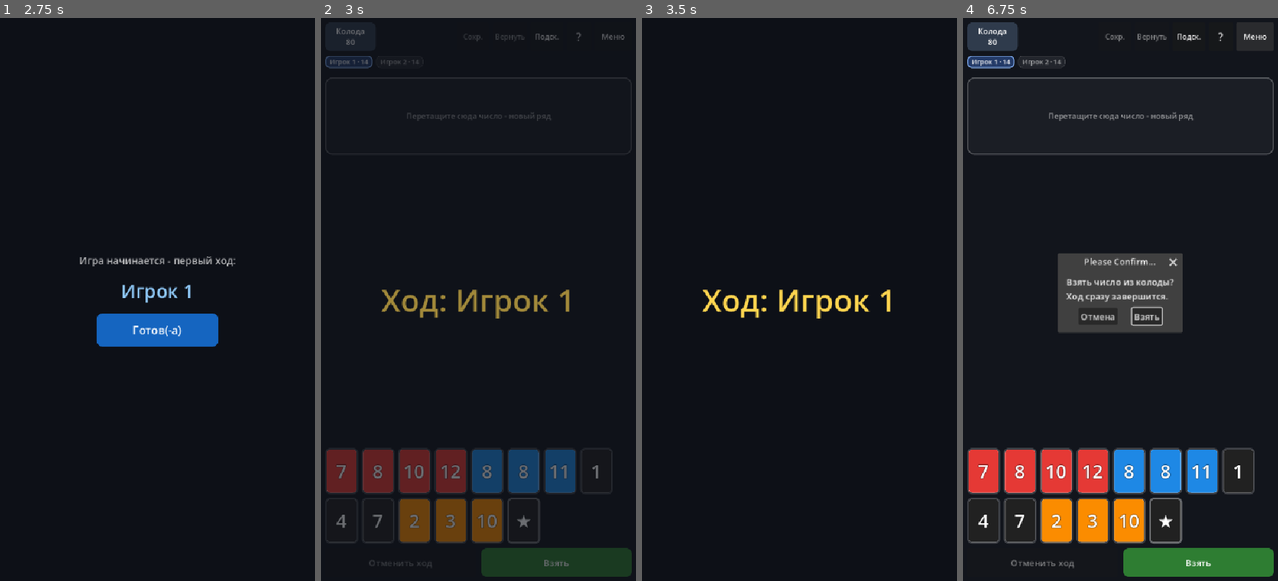
Above: before the commit, frames 1-4 (left to right).
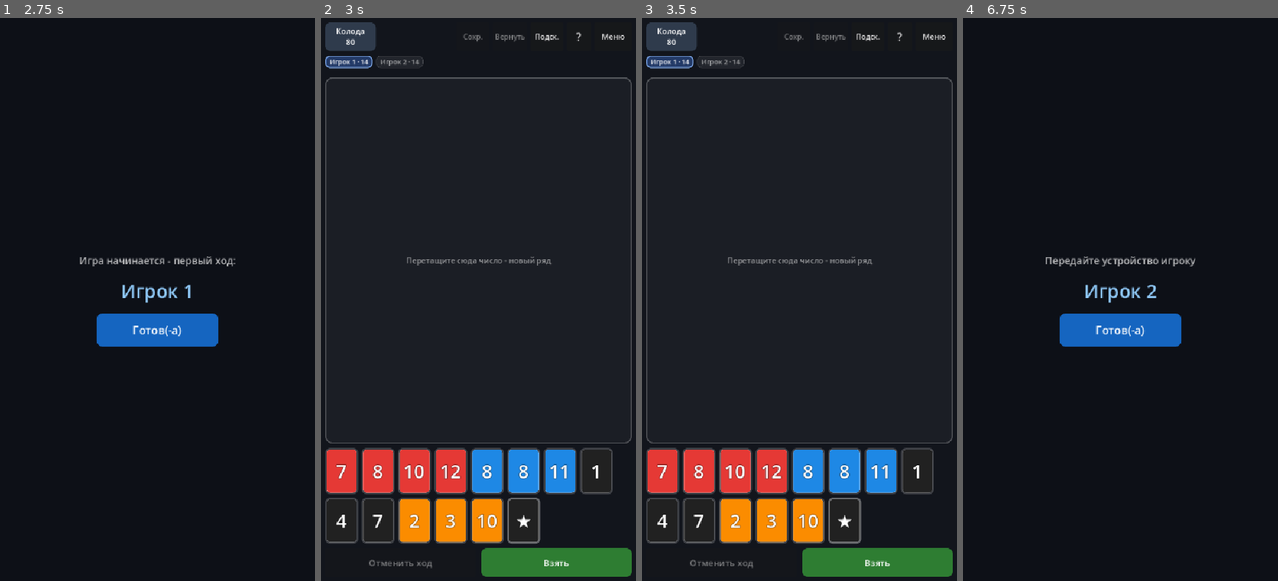
Above: after the commit, the same moments.

Repository: victor-osipov-dev/digital_game
Game: Godot game, scene res://scenes/main_menu.tscn
Two runs of this game, one before a commit and one after it. Both use one fixed random seed, a clock stepped at 60 frames per second and the inputs below.
Inputs:
- Up to frame 1 (2.75 s): click "Начать игру" at 0.5 s; click "Подск." at 1.25 s; click "Взять" at 2 s
- Up to frame 2 (3 s): click "Готов(-а)" at 2.75 s
- Up to frame 3 (3.5 s): no input
- Up to frame 4 (6.75 s): click "Колода 80" at 3.5 s; click "Взять" at 4.25 s; click "Колода 80" (after the commit: "Колода 79") at 5 s; click "?" at 5.75 s; click "Меню" at 6.5 s

Frame 1 is identical in both runs. In frame 2, 15% of the frame differs, in the area x 1-99%, y 0-100%; in frame 3, 16%; in frame 4, 22%.

Commit message:
UI: delayed new-row slot, adaptive hint zone, bot-only turn title
- empty row slot appears only after hovering a gap for 400ms,
  hides 1.5s after cursor leaves (grace period)
- drop on hint zone ('new row' placeholder) allowed again
- hint zone sized to free space -> no scroll unless rows overflow
- 'Turn: name' animation shown only for bots, not after Ready
- slow auto-scroll while dragging near top/bottom table edge

Diff:
--- a/scripts/ui/game.gd
+++ b/scripts/ui/game.gd
@@ -1,4 +1,13 @@
 extends Control
+
+const SLOT_HOVER_DELAY_MS := 400
+const SLOT_HOVER_MOVE_PX := 6.0
+const SLOT_HOVER_EDGE := 10.0
+const SLOT_GRACE_MS := 1500
+const HINT_MIN_H := 100.0
+const DRAG_SCROLL_ZONE := 64.0
+const DRAG_SCROLL_OVERSHOOT := 40.0
+const DRAG_SCROLL_SPEED := 480.0
 
 var state: GameState = null
 var row_blocks: Array = []
@@ -36,6 +45,10 @@
 var _bot_active: bool = false
 var _bot_seq: int = 0
 var _hint_ids: Array = []
+var _slot_hover_pos: int = -1
+var _slot_hover_time: int = 0
+var _slot_hover_last: Vector2 = Vector2.ZERO
+var _slot_grace_until: int = 0
 
 func _ready() -> void:
 	_build_ui()
@@ -45,6 +58,10 @@
 func _process(_delta: float) -> void:
 	if _drag_view != null and not Input.is_mouse_button_pressed(MOUSE_BUTTON_LEFT):
 		_end_drag()
+	if _drag_view != null and is_instance_valid(_drag_view):
+		_update_row_slot_hover()
+		_auto_scroll_drag(_delta)
+	_update_hint_zone_size()
 
 func _build_ui() -> void:
 	set_anchors_and_offsets_preset(Control.PRESET_FULL_RECT)
@@ -453,7 +470,6 @@
 
 func _on_pass_ready() -> void:
 	pass_overlay.visible = false
-	_show_turn_title()
 
 func _show_turn_title() -> void:
 	if state == null:
@@ -634,43 +650,137 @@
 func on_drag_started(view: TileView) -> void:
 	_drag_view = view
 	_hint_ids.clear()
-	_show_row_slots()
+	_slot_hover_pos = -1
+	_slot_hover_time = 0
+	_slot_grace_until = 0
 
 func _end_drag() -> void:
 	if _drag_view != null and is_instance_valid(_drag_view):
 		_drag_view.modulate = Color.WHITE
 	_drag_view = null
+	_slot_hover_pos = -1
+	_slot_hover_time = 0
+	_slot_grace_until = 0
 	_clear_row_slots()
 
-func _show_row_slots() -> void:
+func _update_row_slot_hover() -> void:
+	if state == null or state.finished:
+		return
+	var mouse := get_global_mouse_position()
+	var now := Time.get_ticks_msec()
+	if not _row_slots.is_empty():
+		# слот показан: держим его, пока курсор в его зоне;
+		# при уходе прячем с задержкой, чтобы успеть попасть
+		var slot_pos := int(_row_slots[0].get_meta("slot_pos", -1))
+		if _hover_slot_pos(mouse) == slot_pos:
+			_slot_grace_until = 0
+			return
+		if _slot_grace_until == 0:
+			_slot_grace_until = now + SLOT_GRACE_MS
+		elif now >= _slot_grace_until:
+			_slot_grace_until = 0
+			_slot_hover_pos = -1
+			_slot_hover_time = 0
+			_clear_row_slots()
+		return
+	_slot_grace_until = 0
+	var pos := _hover_slot_pos(mouse)
+	if pos < 0:
+		if _slot_hover_pos >= 0:
+			_slot_hover_pos = -1
+			_slot_hover_time = 0
+		return
+	if pos != _slot_hover_pos:
+		_slot_hover_pos = pos
+		_slot_hover_time = now
+		_slot_hover_last = mouse
+		return
+	if mouse.distance_to(_slot_hover_last) > SLOT_HOVER_MOVE_PX:
+		_slot_hover_last = mouse
+		_slot_hover_time = now
+		return
+	if now - _slot_hover_time >= SLOT_HOVER_DELAY_MS:
+		_show_row_slot(pos)
+
+func _auto_scroll_drag(delta: float) -> void:
+	if table_scroll == null:
+		return
+	var rect := table_scroll.get_global_rect()
+	var mouse := get_global_mouse_position()
+	var speed := 0.0
+	var d_bot := rect.end.y - mouse.y
+	var d_top := mouse.y - rect.position.y
+	if d_bot >= -DRAG_SCROLL_OVERSHOOT and d_bot < DRAG_SCROLL_ZONE:
+		speed = DRAG_SCROLL_SPEED * (1.0 - clampf(d_bot / DRAG_SCROLL_ZONE, 0.0, 1.0))
+	elif d_top >= -DRAG_SCROLL_OVERSHOOT and d_top < DRAG_SCROLL_ZONE:
+		speed = -DRAG_SCROLL_SPEED * (1.0 - clampf(d_top / DRAG_SCROLL_ZONE, 0.0, 1.0))
+	if speed != 0.0:
+		table_scroll.scroll_vertical = maxi(0, int(table_scroll.scroll_vertical + speed * delta))
+
+func _hover_slot_pos(global_pos: Vector2) -> int:
+	# позиция ближайшего «междурядья» под курсором, -1 если курсор
+	# глубоко над рядами или вне стола
+	if table_box == null:
+		return -1
+	var box := table_box.get_global_rect()
+	if not box.has_point(global_pos):
+		return -1
+	var y := global_pos.y
+	for block in row_blocks:
+		var rb := block as RowBlock
+		if rb == null:
+			continue
+		var r := rb.get_global_rect()
+		if y >= r.position.y + SLOT_HOVER_EDGE and y <= r.end.y - SLOT_HOVER_EDGE:
+			return -1
+	var n := row_blocks.size()
+	var best := -1
+	var best_d := SLOT_HOVER_EDGE + 1.0
+	for j in range(n + 1):
+		var gs := box.position.y
+		var ge := box.end.y
+		if j > 0:
+			gs = (row_blocks[j - 1] as RowBlock).get_global_rect().end.y
+		if j < n:
+			ge = (row_blocks[j] as RowBlock).get_global_rect().position.y
+		var d := 0.0
+		if y < gs:
+			d = gs - y
+		elif y > ge:
+			d = y - ge
+		if d < best_d:
+			best_d = d
+			best = j
+	return best
+
+func _show_row_slot(pos: int) -> void:
 	_clear_row_slots()
 	if state == null or state.finished:
 		return
 	var h := maxf(Settings.tile_size().y + 16.0, 36.0)
-	for i in range(row_blocks.size(), -1, -1):
-		var slot := DropLayer.new()
-		slot.controller = self
-		slot.custom_minimum_size = Vector2(0, h)
-		slot.size_flags_horizontal = Control.SIZE_EXPAND_FILL
-		var sb := StyleBoxFlat.new()
-		sb.bg_color = Color(1, 1, 1, 0.03)
-		sb.border_color = Color(1, 1, 1, 0.25)
-		sb.set_border_width_all(2)
-		sb.set_corner_radius_all(10)
-		slot.add_theme_stylebox_override("panel", sb)
-		var lab := Label.new()
-		lab.text = "+ новый ряд"
-		lab.horizontal_alignment = HORIZONTAL_ALIGNMENT_CENTER
-		lab.vertical_alignment = VERTICAL_ALIGNMENT_CENTER
-		lab.set_anchors_and_offsets_preset(Control.PRESET_FULL_RECT)
-		lab.mouse_filter = Control.MOUSE_FILTER_IGNORE
-		lab.add_theme_font_size_override("font_size", Settings.fs(13))
-		lab.add_theme_color_override("font_color", Color(1, 1, 1, 0.5))
-		slot.add_child(lab)
-		slot.set_meta("slot_pos", i)
-		table_box.add_child(slot)
-		table_box.move_child(slot, i)
-		_row_slots.append(slot)
+	var slot := DropLayer.new()
+	slot.controller = self
+	slot.custom_minimum_size = Vector2(0, h)
+	slot.size_flags_horizontal = Control.SIZE_EXPAND_FILL
+	var sb := StyleBoxFlat.new()
+	sb.bg_color = Color(1, 1, 1, 0.03)
+	sb.border_color = Color(1, 1, 1, 0.25)
+	sb.set_border_width_all(2)
+	sb.set_corner_radius_all(10)
+	slot.add_theme_stylebox_override("panel", sb)
+	var lab := Label.new()
+	lab.text = "+ новый ряд"
+	lab.horizontal_alignment = HORIZONTAL_ALIGNMENT_CENTER
+	lab.vertical_alignment = VERTICAL_ALIGNMENT_CENTER
+	lab.set_anchors_and_offsets_preset(Control.PRESET_FULL_RECT)
+	lab.mouse_filter = Control.MOUSE_FILTER_IGNORE
+	lab.add_theme_font_size_override("font_size", Settings.fs(13))
+	lab.add_theme_color_override("font_color", Color(1, 1, 1, 0.5))
+	slot.add_child(lab)
+	slot.set_meta("slot_pos", pos)
+	table_box.add_child(slot)
+	table_box.move_child(slot, clampi(pos, 0, table_box.get_child_count() - 1))
+	_row_slots.append(slot)
 
 func _clear_row_slots() -> void:
 	for slot in _row_slots:
@@ -681,7 +791,7 @@
 
 func _slot_position(global_pos: Vector2) -> int:
 	for slot in _row_slots:
-		if is_instance_valid(slot) and slot.get_global_rect().has_point(global_pos):
+		if is_instance_valid(slot) and slot.get_global_rect().grow(SLOT_HOVER_EDGE * 2.0).has_point(global_pos):
 			return int(slot.get_meta("slot_pos", -1))
 	return -1
 
@@ -704,16 +814,19 @@
 	var from := String(data.get("from", ""))
 	if from == "hand":
 		if hit["row"] == null:
-			return true
+			return _slot_position(global_pos) >= 0 or _in_hint_zone(global_pos)
 		return state.can_place_into(hit["row"])
 	elif from == "row":
 		var src := state.row_by_id(int(data.get("row_id", -1)))
 		if src == null or not state.can_touch_row(src):
 			return false
 		if hit["row"] == null:
-			return true
+			return _slot_position(global_pos) >= 0 or _in_hint_zone(global_pos)
 		return hit["row"] == src or state.can_touch_row(hit["row"])
 	return false
+
+func _in_hint_zone(global_pos: Vector2) -> bool:
+	return hint_zone != null and hint_zone.get_global_rect().has_point(global_pos)
 
 func gui_do_drop(data: Dictionary, global_pos: Vector2) -> void:
 	if not gui_can_drop(data, global_pos):
@@ -729,6 +842,8 @@
 		var index := int(hit["index"])
 		if target == null:
 			var slot_pos := _slot_position(global_pos)
+			if slot_pos < 0 and not _row_slots.is_empty():
+				slot_pos = int(_row_slots[0].get_meta("slot_pos", -1))
 			target = state.add_row()
 			if slot_pos >= 0:
 				state.table.erase(target)
@@ -783,6 +898,9 @@
 	if state == null:
 		return
 	_drag_view = null
+	_slot_hover_pos = -1
+	_slot_hover_time = 0
+	_slot_grace_until = 0
 	_clear_row_slots()
 	_update_chips()
 	_update_table()
@@ -865,9 +983,18 @@
 		end_button.disabled = bot or not state.can_skip()
 
 func _update_hint_zone_size() -> void:
-	if hint_zone == null or table_scroll == null:
-		return
-	hint_zone.custom_minimum_size.y = maxf(140.0, table_scroll.size.y)
+	if hint_zone == null or table_scroll == null or table_box == null:
+		return
+	var rows_h := 0.0
+	var sep := float(table_box.get_theme_constant("separation"))
+	for block in row_blocks:
+		var b := block as Control
+		if b == null:
+			continue
+		rows_h += maxf(b.size.y, b.get_combined_minimum_size().y) + sep
+	var target := maxf(HINT_MIN_H, table_scroll.size.y - rows_h)
+	if not is_equal_approx(hint_zone.custom_minimum_size.y, target):
+		hint_zone.custom_minimum_size.y = target
 
 func toast(text: String, is_error: bool = false) -> void:
 	toast_label.text = text
--- a/tests/check_scene.gd
+++ b/tests/check_scene.gd
@@ -100,7 +100,7 @@
 	if ready_btn != null:
 		ready_btn.pressed.emit()
 		if title_ov != null:
-			check(title_ov.visible, "turn title shown after Готов(-а)")
+			check(not title_ov.visible, "turn title not shown for human after Готов(-а)")
 		ready_time = Time.get_ticks_msec()
 
 func _after_title_checks() -> void:
--- /dev/null
+++ b/tests/drag_hover.gd
@@ -0,0 +1,90 @@
+extends SceneTree
+
+var fails := 0
+var inst: Node = null
+var phase := 0
+
+func check(cond: bool, msg: String) -> void:
+	if cond:
+		print("  ok  " + msg)
+	else:
+		fails += 1
+		printerr("FAIL  " + msg)
+
+func _initialize() -> void:
+	process_frame.connect(_on_frame)
+
+func _on_frame() -> void:
+	match phase:
+		0:
+			phase = 1
+			var settings := root.get_node_or_null("Settings")
+			if settings != null:
+				settings.call("load_settings")
+				settings.call("set_bot", 0, false)
+			var packed := load("res://scenes/game.tscn") as PackedScene
+			if packed == null:
+				printerr("FAIL  cannot load game.tscn")
+				quit(1)
+				return
+			inst = packed.instantiate()
+			root.add_child(inst)
+		1:
+			phase = 2
+			_empty_checks()
+			var state = inst.get("state")
+			var row = state.add_row()
+			row.tiles.append(state.hand()[0])
+			inst.call("refresh")
+		2:
+			phase = 3
+		3:
+			phase = 4
+			_row_checks()
+			quit(0 if fails == 0 else 1)
+
+func _empty_checks() -> void:
+	var tb = inst.get("table_box")
+	check(tb != null, "table_box exists")
+	if tb == null:
+		return
+	var box: Rect2 = tb.get_global_rect()
+	check(box.size.x > 0.0 and box.size.y > 0.0, "table_box laid out, size=%s" % box.size)
+	var hover := inst as Control
+	check(hover.call("_hover_slot_pos", box.get_center()) == 0, "empty table: center -> slot 0")
+	check(hover.call("_hover_slot_pos", Vector2(-500, -500)) == -1, "outside table -> -1")
+
+func _row_checks() -> void:
+	var tb = inst.get("table_box")
+	var hover := inst as Control
+	var box: Rect2 = tb.get_global_rect()
+	var rbs: Array = inst.get("row_blocks")
+	check(rbs.size() == 1, "one row block, got %d" % rbs.size())
+	if rbs.is_empty():
+		return
+	var r: Rect2 = rbs[0].get_global_rect()
+	check(r.size.y > 40.0, "row block has real height, h=%s" % r.size.y)
+	check(hover.call("_hover_slot_pos", r.get_center()) == -1, "row center -> -1")
+	check(hover.call("_hover_slot_pos", Vector2(r.get_center().x, r.end.y + 3.0)) == 1, "gap below row -> 1")
+	if r.position.y > box.position.y + 4.0:
+		check(hover.call("_hover_slot_pos", Vector2(r.get_center().x, r.position.y - 3.0)) == 0, "gap above row -> 0")
+	hover.call("_show_row_slot", 1)
+	var slots: Array = inst.get("_row_slots")
+	check(slots.size() == 1, "one slot shown, got %d" % slots.size())
+	if slots.size() == 1:
+		check(int(slots[0].get_meta("slot_pos", -1)) == 1, "slot meta pos = 1")
+	hover.call("_clear_row_slots")
+	check((inst.get("_row_slots") as Array).is_empty(), "slots cleared")
+
+	var state = inst.get("state")
+	var tile_id: int = state.hand()[0].id
+	var data := {kind="tile", tile_id=tile_id, from="hand"}
+	var hz = inst.get("hint_zone")
+	check(hz != null, "hint_zone exists")
+	if hz != null:
+		var hzr: Rect2 = hz.get_global_rect()
+		check(hzr.size.y > 0.0, "hint_zone has height, h=%s" % hzr.size.y)
+		check(hover.call("gui_can_drop", data, hzr.get_center()) == true,
+			"drop allowed on hint zone")
+		check(hover.call("gui_can_drop", data, Vector2(r.get_center().x, r.end.y + 5.0)) == false,
+			"drop in bare gap without slot rejected")
Not shown, added: tests/drag_hover.gd.uid
